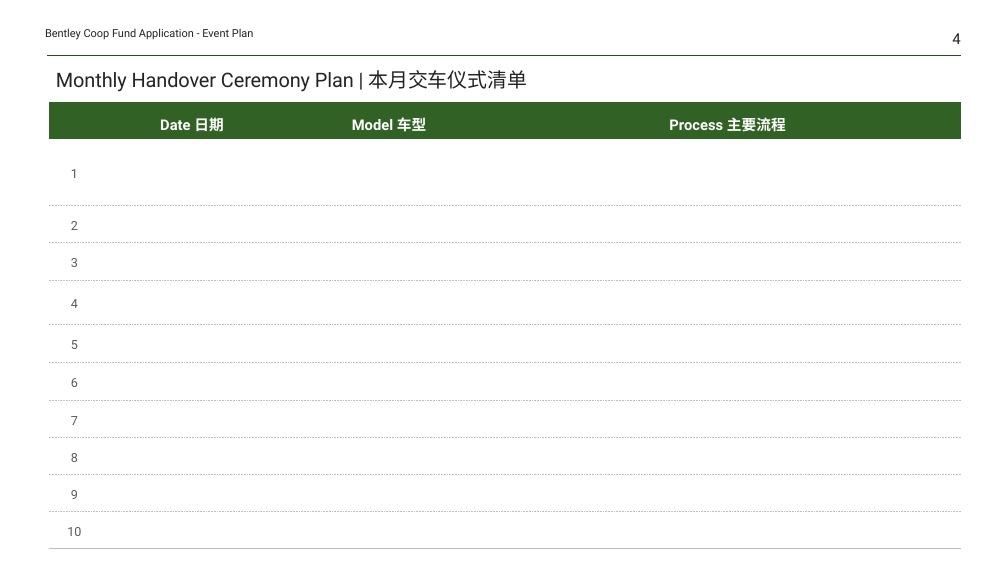
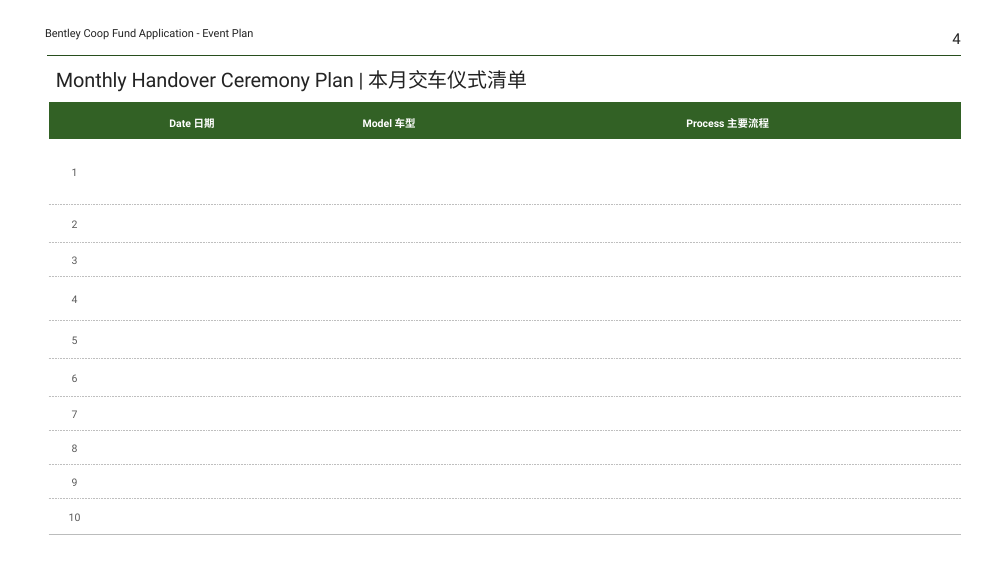
Before and after one commit to Yrtech-Tony/com.yrtech.Bentley.API.Upgrade, a slide deck: slide 4 of com.yrtech.bentleyAPI/com.yrtech.InventoryAPI/template/ReportHandOver.pptx. Drawn at 1008x567 pixels with LibreOffice and Linux fonts; fonts in the diff are those of the drawing. Boxes give left, top, right and bottom in pixels: in the first picture for what was removed or moved away, otherwise in the second. Text is boxed around its words. In the diff, an @@ line names an element or a change of style, - is before the commit and + after.

```diff
--- a/com.yrtech.bentleyAPI/com.yrtech.InventoryAPI/template/ReportHandOver.pptx
+++ b/com.yrtech.bentleyAPI/com.yrtech.InventoryAPI/template/ReportHandOver.pptx
@@ table at [48,102,961,536] @@
@@ size 14 to 10 pt in "Date 日期", "Model 车型", "Process 主要流程" @@
@@ size 12 to 10 pt in "1", "2", "3", "4" and 6 more places @@
```
Also in this commit, not shown: 8 other slides changed, 5 other files.
